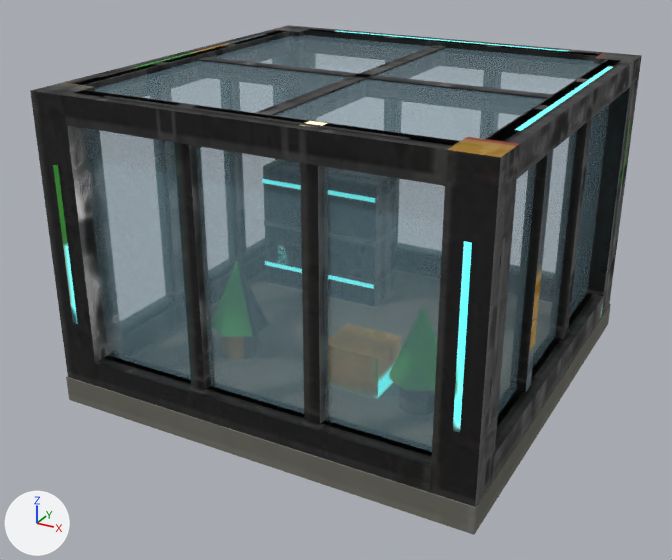
Two versions of the glTF model game/world/models/hull_glass_carbon_closed.glb, one commit apart.
Rendered twice from a 50 mm camera at (0.947, -1.844, 1.125) aimed at (-0.026, -0.074, 0.241). Lighting does not change. The marker at lower left points along +X, +Y and +Z. The first picture is the older version. Vertices at exactly the same position are counted once.

The first picture shows 'te_hull_glass_carbon_closed'.
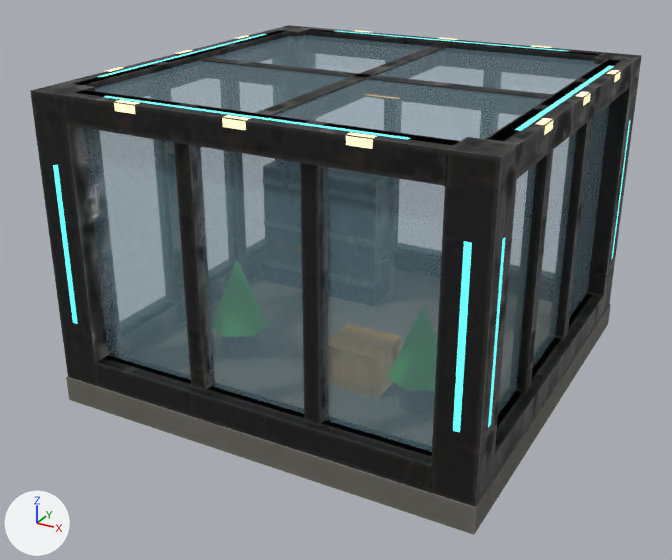
Pixel boxes [x1, y1, x2, y2] of what changed, in the pictures (672 x 560 px):
part 1 of me_te_hull_glass_carbon_closed, added
    after: [105, 30, 621, 149]
part 2 of me_te_hull_glass_carbon_closed, surface changed
    both: [53, 28, 640, 504]

Edits to the bpy script that builds the scene:
```text
Change me_te_hull_glass_carbon_closed:
    used by ob_te_hull_glass_carbon_closed; location = (0.0, 0.0, 0.0)
    remove me_te_hull_glass_carbon_closed.from_pydata(...)  # 438 vertices, 596 faces; spans x -0.5..0.5, y -0.5..0.5, z 0.0..0.721
    add me_te_hull_glass_carbon_closed.from_pydata(...)  # 534 vertices, 644 faces; spans x -0.5..0.5, y -0.5..0.5, z 0.0..0.722
    me_te_hull_glass_carbon_closed part 1
    48 vertices are added at x -0.499..0.499, y -0.499..0.499, z 0.704..0.722
    24 new vertices lie (0.05, 0.0, 0.0) away from vertices in x -0.276..0.226, y -0.499..0.499, z 0.704..0.722
    24 new vertices lie (0.0, 0.05, 0.0) away from vertices in x -0.499..0.499, y -0.276..0.226, z 0.704..0.722
    48 new faces join them, mat_te_hull_glass_carbon_closed
    me_te_hull_glass_carbon_closed part 2: 408 kept faces spanning x -0.498..0.498, y -0.498..0.498, z 0.06..0.721 get new texture (UV) coordinates
```
